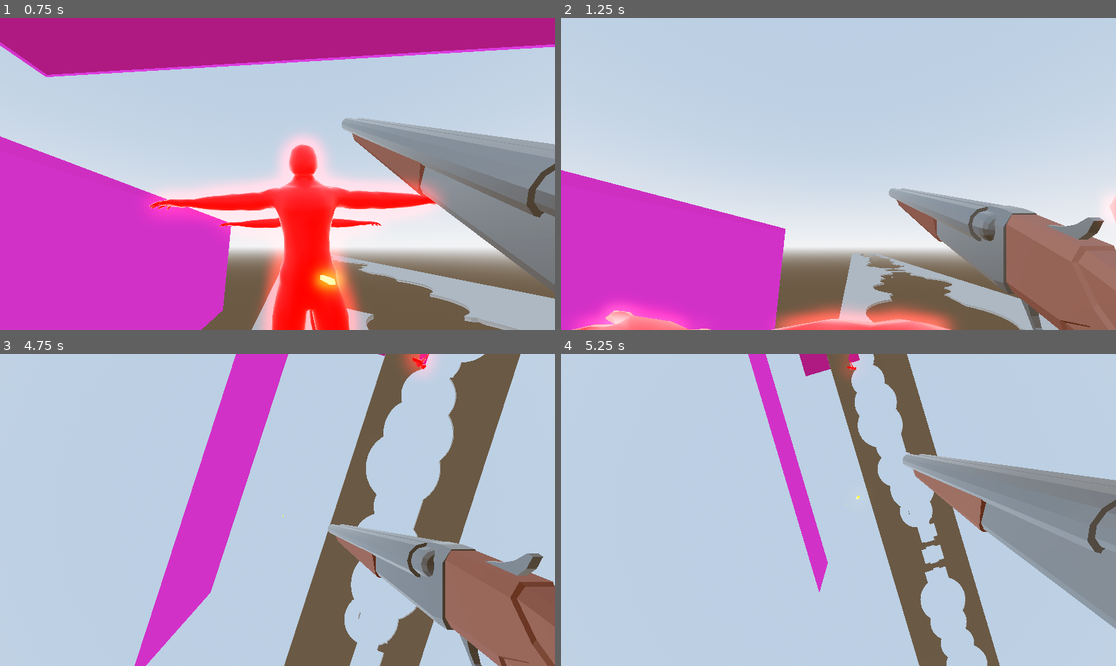
Above: before the commit, frames 1-4 (two rows, left to right).
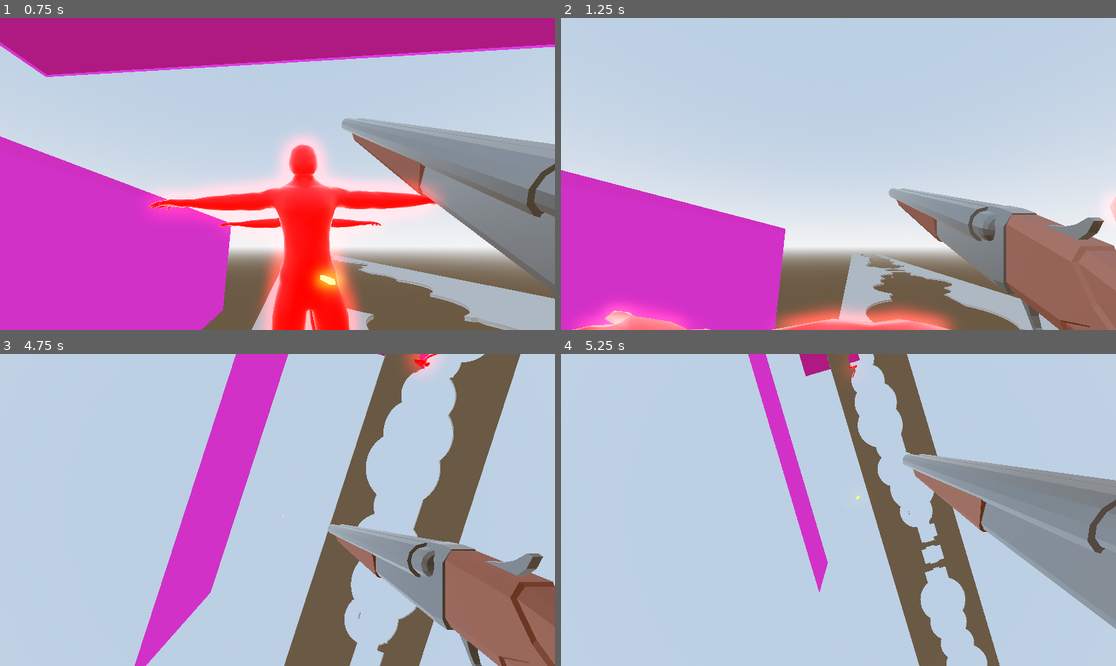
Above: after the commit, the same moments.

Repository: Games4Doritos/UWAGameJam2
Game: Godot game, scene res://Scenes/world.tscn
Same seed, same stepped clock (60 frames per second), same inputs: the game is played once before the commit and once after it. This scene is started directly instead of the project's main scene.
Inputs (mouse positions are in pixels of both pictures, inside the frame that each line leads up to):
- Up to frame 1 (0.75 s): move the mouse to (271, 180) at 0.52 s; hold W (forward) from 0.53 s (still down); hold Shift (run) from 0.53 s (still down); click (271, 180) at 0.67 s
- Up to frame 2 (1.25 s): keep holding W (forward); keep holding Shift (run); tap Space (jump) at 0.77 s
- Up to frame 3 (4.75 s): move the mouse to (316, 513) at 1.27 s; release Shift (run) at 1.28 s; click (316, 513) at 1.35 s; tap Space (jump) at 1.52, 3.02, 3.77, 4.52 s; move the mouse to (233, 506) at 2.02 s; hold Shift (run) 2.03-2.78 s; move the mouse to (283, 510) at 2.77 s; release W (forward) at 2.78 s; hold A (left) 2.78-3.53 s; click (283, 510) at 2.85 s; move the mouse to (255, 503) at 3.52 s; hold Shift (run) 3.53-4.28 s; hold W (forward) from 3.53 s (still down); move the mouse to (305, 510) at 4.27 s; click (305, 510) at 4.35 s
- Up to frame 4 (5.25 s): keep holding W (forward); move the mouse to (810, 510) at 5.02 s; hold Shift (run) from 5.03 s (still down); click (810, 510) at 5.17 s

Frame 1 is identical in both runs. In frame 2, less than 0.1% of the frame differs, in the area x 2-100%, y 57-100%; in frame 3, less than 0.1%, in the area x 74-80%, y 0-7%; in frame 4, less than 0.1%.

Commit message:
fix: Enemy sound stop
# Problem
Enemy sound used to stop after a few seconds.

#Solution
Turn sound looping on for enemy scene.

Diff:
--- a/Scenes/enemy.tscn
+++ b/Scenes/enemy.tscn
@@ -410,11 +410,11 @@
 shape = SubResource("CapsuleShape3D_287tu")
 
 [node name="Physical Bone mixamorig_Neck" type="PhysicalBone3D" parent="RootNode/Skeleton3D/PhysicalBoneSimulator3D" index="4"]
-transform = Transform3D(-1, 9.3311095e-17, 1.459049e-16, -1.2246469e-16, 0.2147305, -0.97667336, -1.2246469e-16, -0.97667336, -0.2147305, 0.010082372, 2.2031326, -0.00596912)
+transform = Transform3D(-1, 9.3311095e-17, 1.459049e-16, -1.2246469e-16, 0.2147305, -0.97667336, -1.2246469e-16, -0.97667336, -0.2147305, 0.010082372, 2.2031326, -0.0059700217)
 collision_layer = 2
 joint_type = 5
-joint_offset = Transform3D(1, 0, 0, 0, 1, 0, 0, 0, 1, 6.49193e-25, -0.00018561352, 0.043601457)
-body_offset = Transform3D(-1, 0, 1.4889251e-23, 0, 0.2147305, -0.97667336, 0, -0.97667336, -0.2147305, 0, 0.042624235, 0.009181279)
+joint_offset = Transform3D(1, 0, 0, 0, 1, 0, 0, 0, 1, 6.491901e-25, -0.00018649362, 0.043601263)
+body_offset = Transform3D(-1, 0, 1.4889251e-23, 0, 0.2147305, -0.97667336, 0, -0.97667336, -0.2147305, 0, 0.042624235, 0.009180377)
 bone_name = "mixamorig_Neck"
 joint_constraints/x/linear_limit_enabled = true
 joint_constraints/x/linear_limit_upper = 0.0
@@ -737,11 +737,11 @@
 shape = SubResource("CapsuleShape3D_ve8xs")
 
 [node name="Physical Bone mixamorig_LeftLeg" type="PhysicalBone3D" parent="RootNode/Skeleton3D/PhysicalBoneSimulator3D" index="13"]
-transform = Transform3D(-0.99771625, 7.359104e-05, -0.0675449, -0.06754473, 0.0013993803, 0.9977153, 0.00016794389, 0.9999991, -0.0013912137, 0.23927768, 0.41173577, -0.0024752608)
+transform = Transform3D(-0.99771625, 7.361928e-05, -0.0675449, -0.06754473, 0.0013993804, 0.9977153, 0.00016797206, 0.9999991, -0.0013912119, 0.23927768, 0.41173577, -0.0024750354)
 collision_layer = 2
 joint_type = 2
-joint_offset = Transform3D(1, 0, 0, 0, 1, 0, 0, 0, 1, 0.00032693805, -6.5964865e-05, 0.31356436)
-body_offset = Transform3D(1, -3.402325e-06, -8.7711464e-07, -8.91357e-07, 2.0768493e-07, -1.0000001, 3.4023105e-06, 1.0000001, 2.0768493e-07, -0.00032666326, 0.3135644, 6.589864e-05)
+joint_offset = Transform3D(1, 0, 0, 0, 1, 0, 0, 0, 1, 0.00032693805, -6.619084e-05, 0.31356436)
+body_offset = Transform3D(1, -3.430483e-06, -8.7711436e-07, -8.913178e-07, 2.0954758e-07, -1.0000001, 3.430483e-06, 1.0000001, 2.0954758e-07, -0.00032666326, 0.3135644, 6.612402e-05)
 bone_name = "mixamorig_LeftLeg"
 joint_constraints/swing_span = 45.0
 joint_constraints/twist_span = 0.0
@@ -829,11 +829,11 @@
 shape = SubResource("CapsuleShape3D_c1gwg")
 
 [node name="Physical Bone mixamorig_RightUpLeg" type="PhysicalBone3D" parent="RootNode/Skeleton3D/PhysicalBoneSimulator3D" index="15"]
-transform = Transform3D(-0.9965967, -1.8920844e-06, 0.08243269, 0.08243263, -0.0012337534, 0.9965959, 9.981597e-05, 0.9999992, 0.0012297105, -0.1724508, 1.0286975, -0.0035341387)
+transform = Transform3D(-0.9965967, -1.8991515e-06, 0.08243269, 0.08243263, -0.0012337534, 0.9965959, 9.980892e-05, 0.9999992, 0.0012297111, -0.1724508, 1.0286975, -0.0035341387)
 collision_layer = 2
 joint_type = 2
-joint_offset = Transform3D(1, 0, 0, 0, 1, 0, 0, 0, 1, 6.6425855e-08, -5.0590376e-08, 0.3051749)
-body_offset = Transform3D(0.9999998, 1.8848368e-06, -2.1766452e-07, -2.1958576e-07, 1.6542617e-07, -0.99999976, -1.8848223e-06, 1, 1.6577542e-07, 0, 0.30517483, 0)
+joint_offset = Transform3D(1, 0, 0, 0, 1, 0, 0, 0, 1, 6.642584e-08, -5.0768012e-08, 0.3051749)
+body_offset = Transform3D(0.9999998, 1.89188e-06, -2.1766446e-07, -2.1957709e-07, 1.6600825e-07, -0.99999976, -1.8918654e-06, 1, 1.663575e-07, 0, 0.30517483, 0)
 bone_name = "mixamorig_RightUpLeg"
 joint_constraints/swing_span = 45.0
 joint_constraints/twist_span = 0.0
